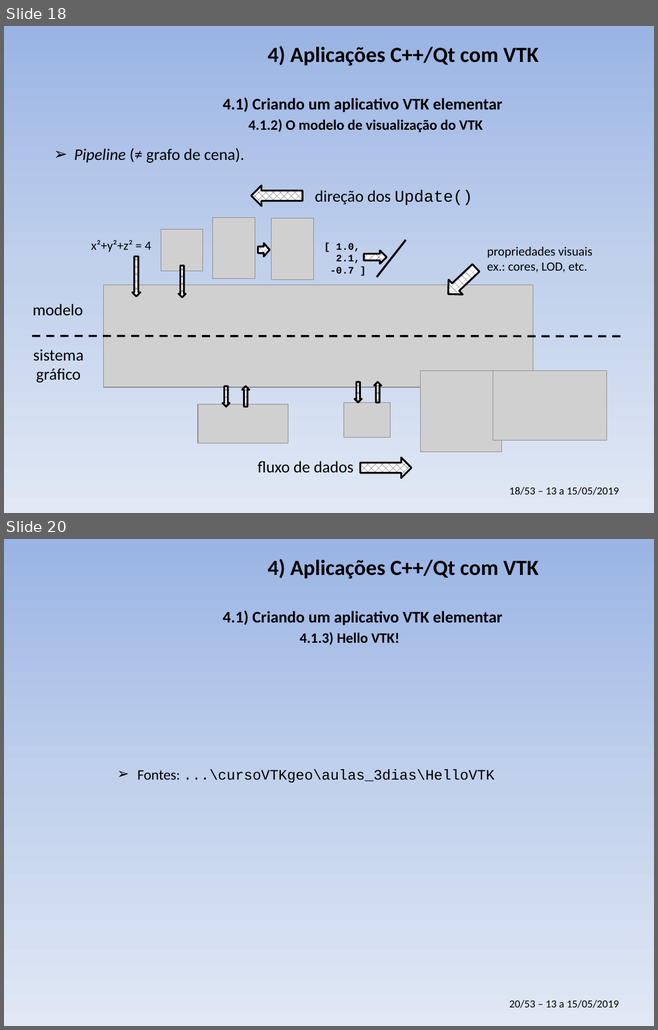
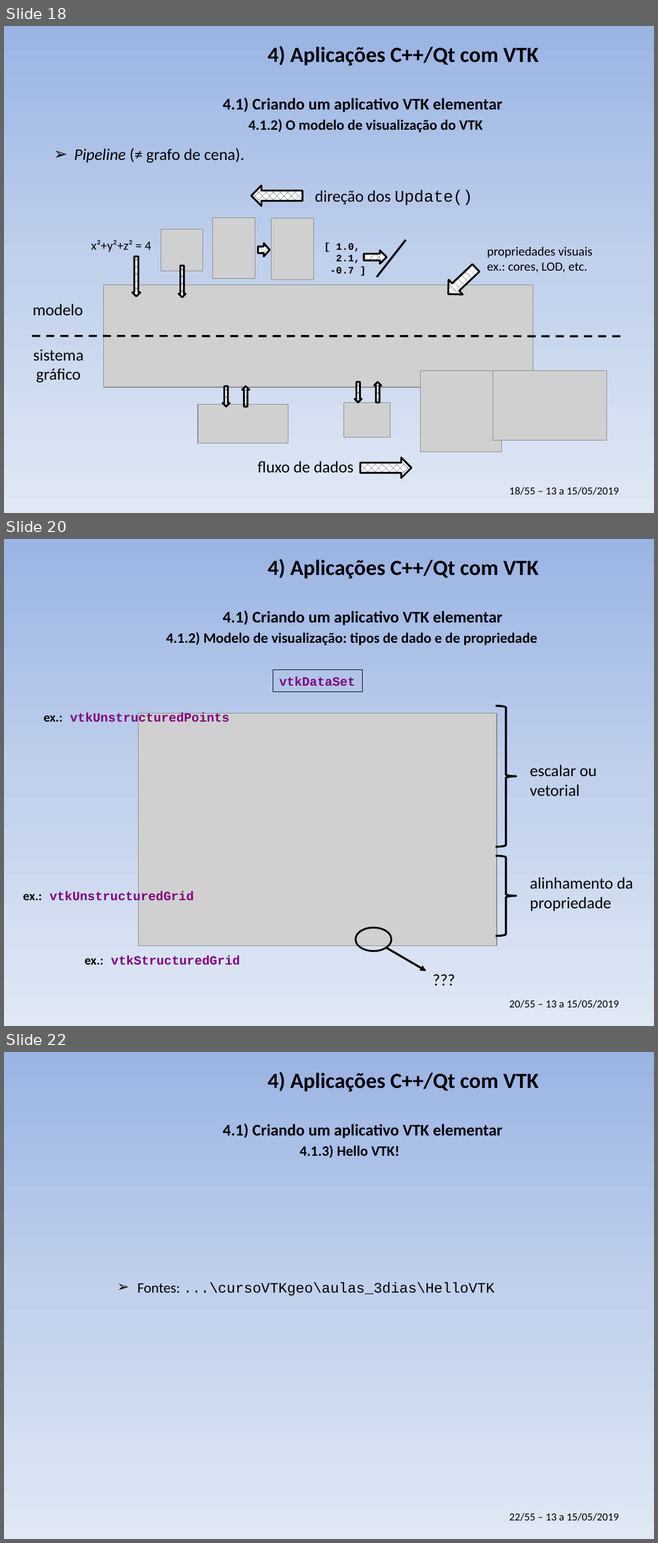
Before and after one commit to PauloCarvalhoRJ/cursoVTKgeo, a slide deck: aulas_3dias/slides_3dias.pptx. Shown one above the other, each under a label of ours: slides 18 and 20 before the commit, slides 18, 20 and 22 after it; the slides between them are not shown. The pictures are 658x1030 and 658x1543 pixels, drawn with LibreOffice and Linux fonts; fonts in the diff are those of the drawing; grey boxes stand for pictures; background and template pictures are left out. Boxes give left, top, right and bottom in pixels: in the first picture for what was removed or moved away, otherwise in the second. Text is boxed around its words. In the diff, an @@ line names an element or a change of style, - is before the commit and + after.

```diff
--- a/aulas_3dias/slides_3dias.pptx
+++ b/aulas_3dias/slides_3dias.pptx
@@ slide 20 added at [4, 539, 654, 1026], background gradient #9AB5E4 to #C2D1ED to #E1E8F5; not listed: 1 template element that a slide beside it also shows @@
@@ title added at [267, 559, 538, 579], 24 pt, text #000000, bold @@
+4) Aplicações C++/Qt com VTK
@@ text added at [223, 610, 502, 625], 18 pt, text #000000, bold @@
+4.1) Criando um aplicativo VTK elementar
@@ text added at [166, 632, 537, 645], 16 pt, text #000000, bold @@
+4.1.2) Modelo de visualização: tipos de dado e de propriedade
@@ rectangle added at [273, 670, 362, 692], outline #000000 0.75 pt, 14 pt, text #800080, bold @@
+vtkDataSet
@@ text added at [43, 712, 230, 726], 14 pt, text #800080, bold @@
+ex.: vtkUnstructuredPoints
@@ right brace added at [495, 706, 515, 847], outline #000000 2.25 pt @@
@@ picture added at [139, 713, 496, 946] @@
@@ text added at [529, 765, 596, 796], 18 pt, text #000000 @@
+escalar ou
+vetorial
@@ right brace added at [495, 856, 515, 936], outline #000000 2.25 pt @@
@@ text added at [529, 877, 633, 911], 18 pt, text #000000 @@
+alinhamento da propriedade
@@ text added at [23, 892, 194, 905], 14 pt, text #800080, bold @@
+ex.: vtkUnstructuredGrid
@@ ellipse added at [355, 928, 391, 951], outline #000000 2 pt @@
@@ text added at [85, 956, 239, 965], 14 pt, text #800080, bold @@
+ex.: vtkStructuredGrid
@@ arrow added from (386, 947) to (426, 971), #000000 2.25 pt @@
@@ text added at [426, 966, 462, 993], 18 pt, text #000000 @@
+???
@@ text at [509, 487, 619, 495]: text changed @@
-18/53 – 13 a 15/05/2019
+18/55 – 13 a 15/05/2019
@@ what was slide 20 is now slide 22 @@
@@ text at [509, 1513, 619, 1521]: text changed @@
-20/53 – 13 a 15/05/2019
+22/55 – 13 a 15/05/2019
```
Also in this commit, not shown: 1 slide changed, 1 other slide added.
